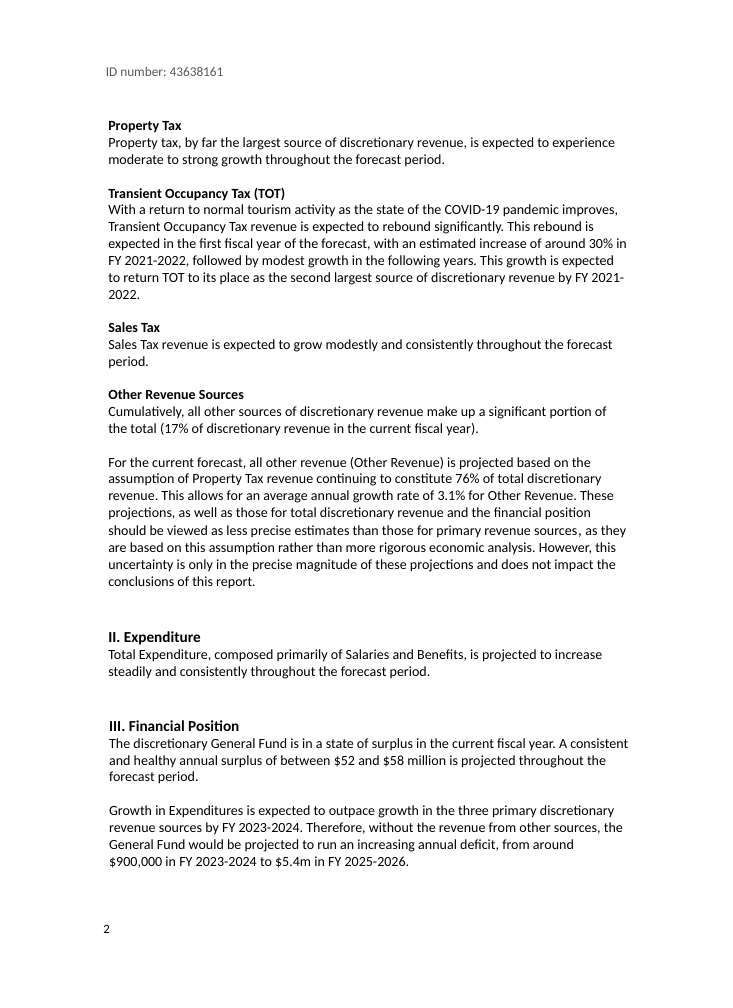
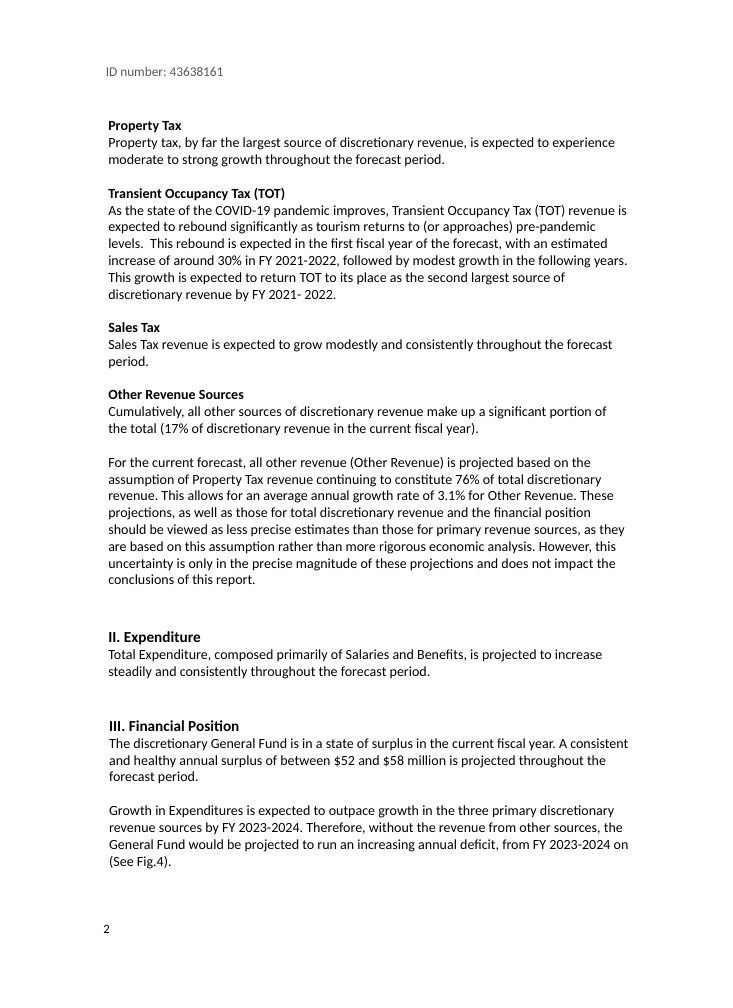
Before and after one commit to gillsarah/5yr_govt_forecast_viz, a slide deck: slide 2 of Version 2 - SB 5yr forecast viz -writup.pptx. Drawn at 733x1008 pixels with LibreOffice and Linux fonts; fonts in the diff are those of the drawing. Boxes give left, top, right and bottom in pixels: in the first picture for what was removed or moved away, otherwise in the second. Text is boxed around its words. In the diff, an @@ line names an element or a change of style, - is before the commit and + after.

```diff
--- a/Version 2 - SB 5yr forecast viz -writup.pptx
+++ b/Version 2 - SB 5yr forecast viz -writup.pptx
@@ text at (108,205,628,302): text changed @@
-With a return to normal tourism activity as the state of the COVID-19 pandemic improves, Transient Occupancy Tax revenue is expected to rebound significantly. This rebound is expected in the first fiscal year of the forecast, with an estimated increase of around 30% in FY 2021-2022, followed by modest growth in the following years. This growth is expected to return TOT to its place as the second largest source of discretionary revenue by FY 2021-2022.
+As the state of the COVID-19 pandemic improves, Transient Occupancy Tax (TOT) revenue is expected to rebound significantly as tourism returns to (or approaches) pre-pandemic levels. This rebound is expected in the first fiscal year of the forecast, with an estimated increase of around 30% in FY 2021-2022, followed by modest growth in the following years. This growth is expected to return TOT to its place as the second largest source of discretionary revenue by FY 2021- 2022.
@@ text at (108,457,624,587): size 12 to 11 pt in "sources," @@
@@ text at (109,805,629,869): text changed @@
-Growth in Expenditures is expected to outpace growth in the three primary discretionary revenue sources by FY 2023-2024. Therefore, without the revenue from other sources, the General Fund would be projected to run an increasing annual deficit, from around $900,000 in FY 2023-2024 to $5.4m in FY 2025-2026.
+Growth in Expenditures is expected to outpace growth in the three primary discretionary revenue sources by FY 2023-2024. Therefore, without the revenue from other sources, the General Fund would be projected to run an increasing annual deficit, from FY 2023-2024 on (See Fig.4).
```
Also in this commit, not shown: 2 other slides changed, 2 other files.
